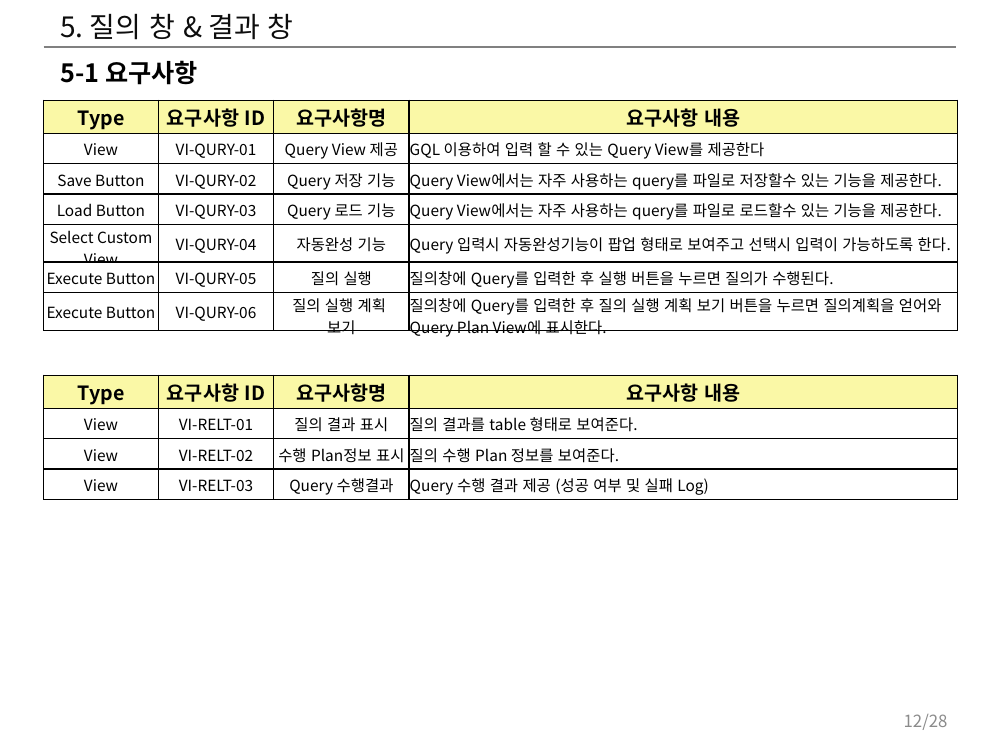
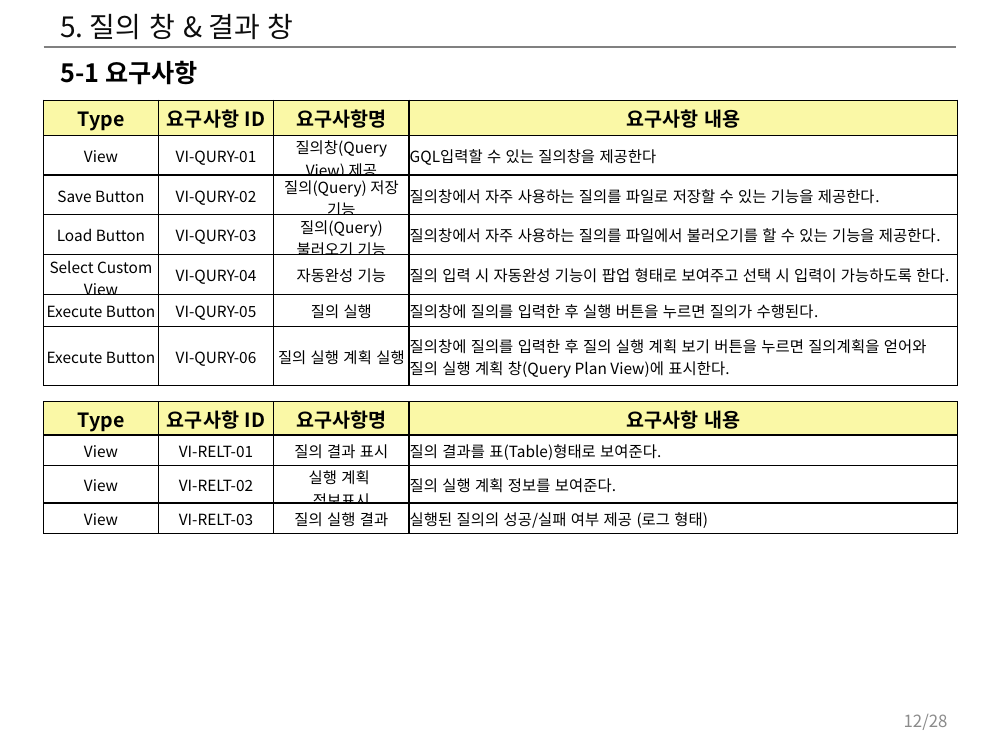
Before and after one commit to postech-dblab-iitp/visual-tool, a slide deck: slide 12 of ViT_docs/시각화도구_UI_UX_기획서.pptx. Drawn at 1008x756 pixels with LibreOffice and Linux fonts; fonts in the diff are those of the drawing. Boxes give left, top, right and bottom in pixels: in the first picture for what was removed or moved away, otherwise in the second. Text is boxed around its words. In the diff, an @@ line names an element or a change of style, - is before the commit and + after.

```diff
--- a/ViT_docs/시각화도구_UI_UX_기획서.pptx
+++ b/ViT_docs/시각화도구_UI_UX_기획서.pptx
@@ table at <box>43,100,958,385</box> @@
-row 2, column 3: Query View 제공
+row 2, column 3: 질의창(Query View) 제공
-row 2, column 4: GQL 이용하여 입력 할 수 있는 Query View를 제공한다
+row 2, column 4: GQL입력할 수 있는 질의창을 제공한다
-row 3, column 3: Query 저장 기능
+row 3, column 3: 질의(Query) 저장 기능
-row 3, column 4: Query View에서는 자주 사용하는 query를 파일로 저장할수 있는 기능을 제공한다.
+row 3, column 4: 질의창에서 자주 사용하는 질의를 파일로 저장할 수 있는 기능을 제공한다.
-row 4, column 3: Query 로드 기능
+row 4, column 3: 질의(Query) 불러오기 기능
-row 4, column 4: Query View에서는 자주 사용하는 query를 파일로 로드할수 있는 기능을 제공한다.
+row 4, column 4: 질의창에서 자주 사용하는 질의를 파일에서 불러오기를 할 수 있는 기능을 제공한다.
-row 5, column 4: Query 입력시 자동완성기능이 팝업 형태로 보여주고 선택시 입력이 가능하도록 한다.
+row 5, column 4: 질의 입력 시 자동완성 기능이 팝업 형태로 보여주고 선택 시 입력이 가능하도록 한다.
-row 6, column 4: 질의창에 Query를 입력한 후 실행 버튼을 누르면 질의가 수행된다.
+row 6, column 4: 질의창에 질의를 입력한 후 실행 버튼을 누르면 질의가 수행된다.
-row 7, column 3: 질의 실행 계획 보기
+row 7, column 3: 질의 실행 계획 실행
-row 7, column 4: 질의창에 Query를 입력한 후 질의 실행 계획 보기 버튼을 누르면 질의계획을 얻어와 Query Plan View에 표시한다.
+row 7, column 4: 질의창에 질의를 입력한 후 질의 실행 계획 보기 버튼을 누르면 질의계획을 얻어와 질의 실행 계획 창(Query Plan View)에 표시한다.
@@ table at <box>43,402,958,534</box> @@
-row 2, column 4: 질의 결과를 table 형태로 보여준다.
+row 2, column 4: 질의 결과를 표(Table)형태로 보여준다.
-row 3, column 3: 수행 Plan정보 표시
+row 3, column 3: 실행 계획 / 정보표시
-row 3, column 4: 질의 수행 Plan 정보를 보여준다.
+row 3, column 4: 질의 실행 계획 정보를 보여준다.
-row 4, column 3: Query 수행결과
+row 4, column 3: 질의 실행 결과
-row 4, column 4: Query 수행 결과 제공 (성공 여부 및 실패 Log)
+row 4, column 4: 실행된 질의의 성공/실패 여부 제공 (로그 형태)
@@ table: place and size @@
-table at <box>43,375,958,499</box>
+table at <box>43,402,958,534</box>
```
Also in this commit, not shown: 7 other slides changed, 3 other files.
